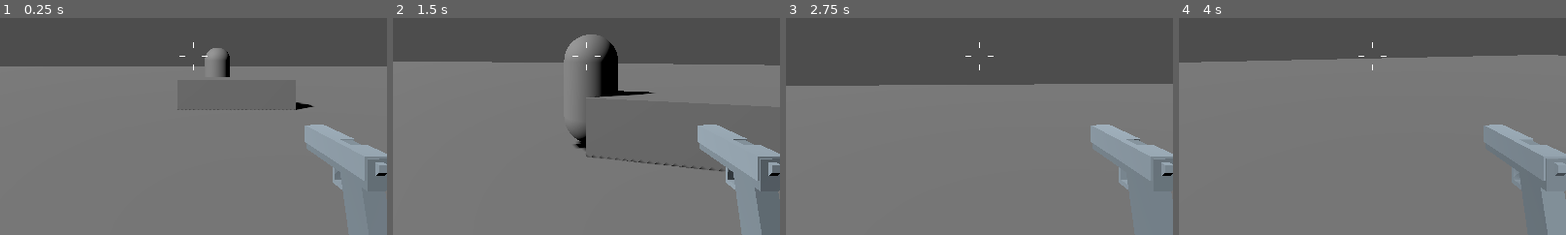
Above: before the commit, frames 1-4 (left to right).
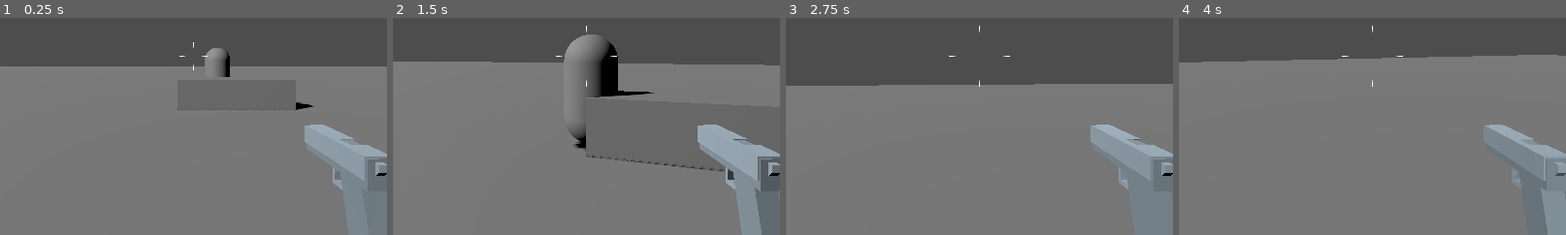
Above: after the commit, the same moments.

Repository: cjratcliff/hellebore
Game: Godot game, scene res://levels/main.tscn
The game is run twice, just before and just after one commit, with the same random seed, the same clock (stepped at 60 frames per second) and the same inputs.
Inputs (mouse positions are % of the whole screen's width and height, from its top left):
- Up to frame 1 (0.25 s): no input
- Up to frame 2 (1.5 s): move the mouse to (55, 50) at 0.52 s; press the mouse at (55, 50) at 0.53 s; hold W (move_forward) from 0.53 s (still down); move the mouse to (45, 50) at 1.27 s; release the mouse at (45, 50) at 1.28 s; click (45, 50) at 1.35 s
- Up to frame 3 (2.75 s): keep holding W (move_forward); move the mouse to (52, 48) at 2.02 s; press the mouse at (52, 48) at 2.03 s
- Up to frame 4 (4 s): keep holding W (move_forward); tap Enter at 2.75 s; move the mouse to (49, 52) at 2.77 s; release the mouse at (49, 52) at 2.78 s; click (49, 52) at 2.85 s; move the mouse to (57, 51) at 3.52 s; press the mouse at (57, 51) at 3.53 s
The pictures show only the part of the screen within x 25-75%, y 41-91%; the shares and areas given below are measured in that part.

The runs differ from the first frame. In frame 1, less than 0.1% of the frame differs, in the area x 47-53%, y 12-23%; in frame 2, less than 0.1%, in the area x 42-58%, y 3-32%; in frame 3, less than 0.1%; in frame 4, less than 0.1%.

Commit message:
crosshair

Diff:
--- a/hellebore/actors/player/player.gd
+++ b/hellebore/actors/player/player.gd
@@ -23,6 +23,12 @@
 		dir -= transform.basis.x
 	if Input.is_action_pressed("strafe_right"):
 		dir += transform.basis.x
+
+	var crosshair = get_tree().get_first_node_in_group("crosshair")
+	if dir == Vector3.ZERO:
+		crosshair.set_min_size()
+	else:
+		crosshair.set_max_size()
 
 	velocity = dir.normalized() * speed
 	move_and_slide()
--- a/hellebore/project.godot
+++ b/hellebore/project.godot
@@ -30,6 +30,7 @@
 nav_mesh_source=""
 player=""
 hud=""
+crosshair=""
 
 [input]
 
--- a/hellebore/ui/hud/crosshair/crosshair.gd
+++ b/hellebore/ui/hud/crosshair/crosshair.gd
@@ -5,8 +5,50 @@
 @onready var left: TextureRect = $Left
 @onready var right: TextureRect = $Right
 
+@export var min_size: float = 20.0
+@export var max_size: float = 60.0
+@export var transition_speed: float = 10.0 # Adjust for faster/slower smoothing
+
+var desired_size: float = min_size
+var current_size: float = 0.0
+
+# Store original center positions (when there is no spacing)
+var base_up_pos: Vector2
+var base_down_pos: Vector2
+var base_left_pos: Vector2
+var base_right_pos: Vector2
+
 func _ready() -> void:
-	up.position += Vector2(0, -20)
-	down.position += Vector2(0, 20)
-	left.position += Vector2(-20, 0)
-	right.position += Vector2(20, 0)
+	# Save the initial positions before applying any offset
+	base_up_pos = up.position
+	base_down_pos = down.position
+	base_left_pos = left.position
+	base_right_pos = right.position
+
+	# Initialize at min size
+	current_size = min_size
+	desired_size = min_size
+	_update_crosshair_positions(current_size)
+
+func _process(delta: float) -> void:
+	# Only process if we haven't reached the desired size yet
+	if not abs(current_size - desired_size) < 1:
+		current_size = lerp(current_size, desired_size, transition_speed * delta)
+
+		# Snap when close enough to avoid unnecessary float calculations
+		if abs(current_size - desired_size) < 0.01:
+			current_size = desired_size
+
+		_update_crosshair_positions(current_size)
+
+func _update_crosshair_positions(size: float) -> void:
+	up.position = base_up_pos + Vector2(0, -size)
+	down.position = base_down_pos + Vector2(0, size)
+	left.position = base_left_pos + Vector2(-size, 0)
+	right.position = base_right_pos + Vector2(size, 0)
+
+func set_min_size() -> void:
+	desired_size = min_size
+
+func set_max_size() -> void:
+	desired_size = max_size
--- a/hellebore/ui/hud/crosshair/crosshair.tscn
+++ b/hellebore/ui/hud/crosshair/crosshair.tscn
@@ -1,9 +1,9 @@
 [gd_scene format=3 uid="uid://b2032o78r8ms7"]
 
-[ext_resource type="Texture2D" uid="uid://dh2pumuqptuje" path="res://ui/hud/crosshair/crosshair.png" id="1_7lel2"]
+[ext_resource type="Texture2D" uid="uid://bari82vb7tv3c" path="res://ui/hud/crosshair/crosshair.png" id="1_7lel2"]
 [ext_resource type="Script" uid="uid://djfgal0ehadmy" path="res://ui/hud/crosshair/crosshair.gd" id="1_k37yb"]
 
-[node name="Crosshair" type="Control" unique_id=1453729034]
+[node name="Crosshair" type="Control" unique_id=1453729034 groups=["crosshair"]]
 layout_mode = 3
 anchors_preset = 15
 anchor_right = 1.0
@@ -23,9 +23,11 @@
 
 [node name="Right" type="TextureRect" parent="." unique_id=34616675]
 layout_mode = 0
-offset_top = -8.0
-offset_right = 16.0
-offset_bottom = 8.0
+offset_left = 16.0
+offset_top = 8.0
+offset_right = 32.0
+offset_bottom = 24.0
+rotation = 3.1415927
 texture = ExtResource("1_7lel2")
 stretch_mode = 2
 
@@ -39,9 +41,10 @@
 
 [node name="Down" type="TextureRect" parent="." unique_id=824470188]
 layout_mode = 0
-offset_left = 8.0
-offset_right = 24.0
-offset_bottom = 16.0
-rotation = 1.5707964
+offset_left = -8.0
+offset_top = 16.0
+offset_right = 8.0
+offset_bottom = 32.0
+rotation = -1.5707964
 texture = ExtResource("1_7lel2")
 stretch_mode = 2
Binary file changed: hellebore/ui/hud/crosshair/crosshair.png
Not shown, changed: hellebore/ui/hud/crosshair/crosshair.png.import
